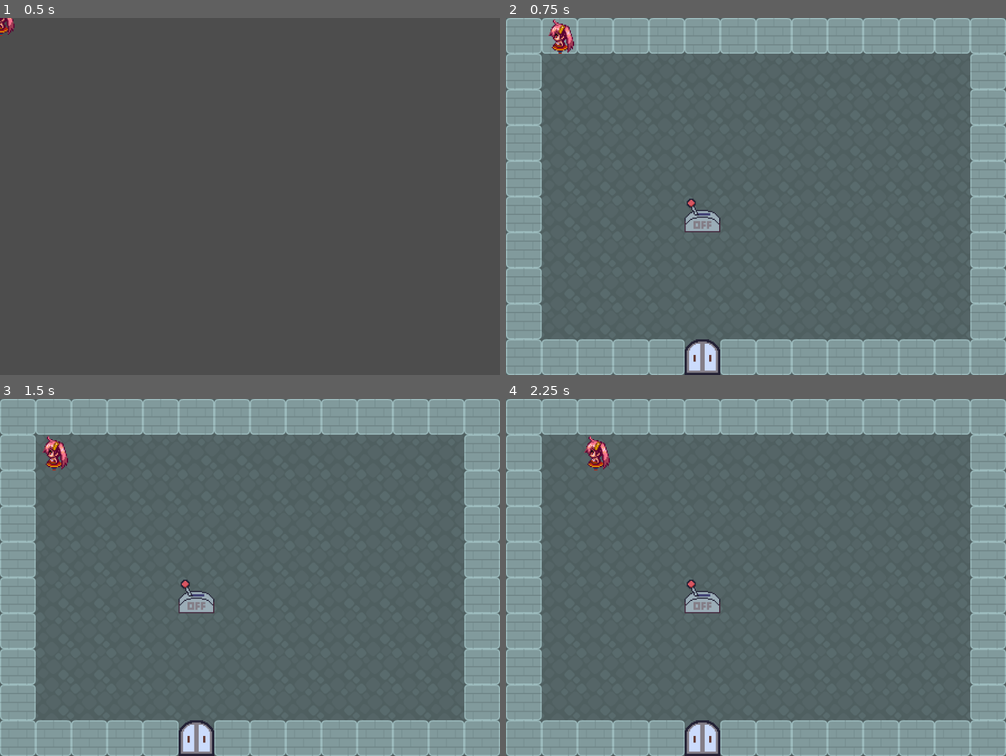
Above: before the commit, frames 1-4 (two rows, left to right).
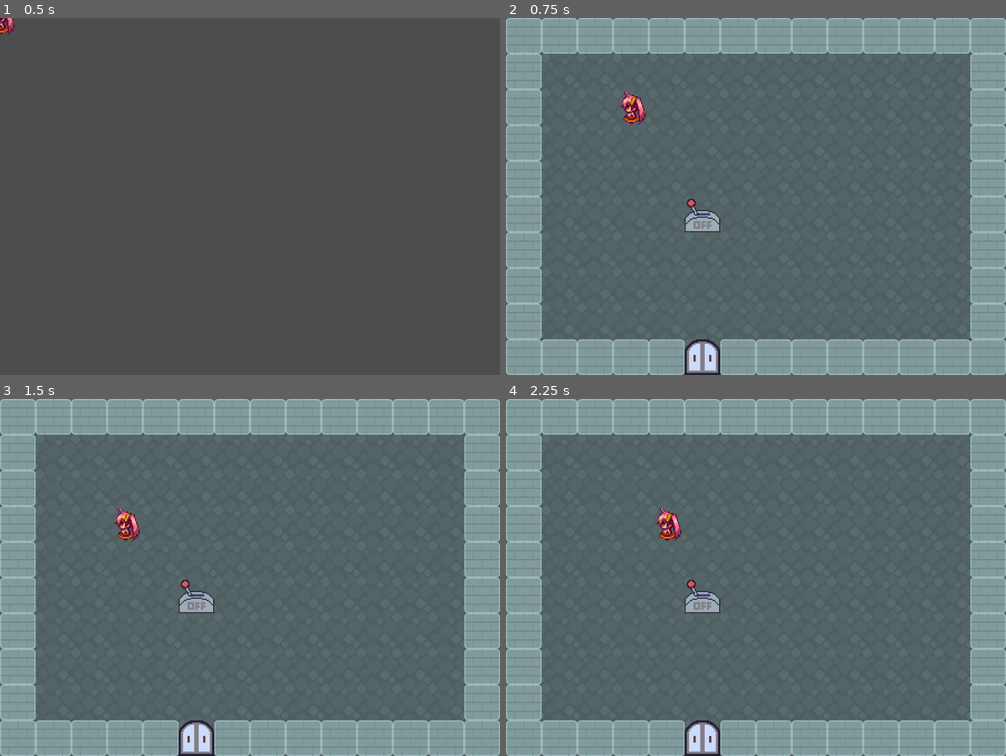
Above: after the commit, the same moments.

Repository: amami-harhid/godot4_sample001
Game: Godot game, scene res://src/resources/Main.tscn
Two runs of this game, one before a commit and one after it. Both use one fixed random seed, a clock stepped at 60 frames per second and the inputs below.
Inputs:
- Up to frame 1 (0.5 s): no input
- Up to frame 2 (0.75 s): tap Enter at 0.5 s; hold Right (ui_right) from 0.53 s (still down)
- Up to frame 3 (1.5 s): tap Space at 1.25 s; release Right (ui_right) at 1.28 s; hold Down (ui_down) from 1.28 s (still down)
- Up to frame 4 (2.25 s): tap Enter at 2 s; release Down (ui_down) at 2.03 s; hold Right (ui_right) from 2.03 s (still down)

Frame 1 is identical in both runs. In frame 2, 0.6% of the frame differs, in the area x 8-28%, y 0-31%; in frame 3, 0.6%; in frame 4, 0.6%.

Commit message:
20230502_2

Diff:
--- a/project.godot
+++ b/project.godot
@@ -24,6 +24,7 @@
 GameLayer="*res://src/common/GameLayer.gd"
 Background="*res://src/common/Background.gd"
 Fonts="*res://src/common/Fonts.gd"
+TilePlayer="*res://src/common/TilePlayer.gd"
 
 [display]
 
--- a/src/common/Commons.gd
+++ b/src/common/Commons.gd
@@ -13,7 +13,16 @@
 func get_view_port_size() -> Vector2:
 	return view_port_size
 
-func sleep(_sec: float, _caller: Callable):
+# val1に含まれる val2の位置
+# 先頭の場合 0
+# 含まれない場合は -1
+func find_str(val1:String, val2:String)->int:
+	if val1 == null || val2 == null:
+		return -1
+	return val1.find(val2,0)
+
+# 指定した秒数分スリープしたあとに与えたメソッドを実行する
+func sleep(_sec: float, _method: Callable):
 	if _sec > 0 :
 		var _timer:Timer = Timer.new()
 		add_child(_timer)
@@ -22,7 +31,7 @@
 		_timer.start()
 		await _timer.timeout # 指定した時間経過するまで停止する
 		_timer.queue_free() # タイマーを消す
-	_caller.call()
+	_method.call()
 
 func close():
 	GameLayer.hide()
--- a/src/common/Player.gd
+++ b/src/common/Player.gd
@@ -3,37 +3,25 @@
 var _player : Sprite2D
 var _tile_map : TileMap
 var _map_position :Vector2i
+const Map_Position_Key := "map_position"
 
 func setup(_sprite:Sprite2D):
 	_player = _sprite
-	_map_position = Vector2i(0,0)
+	TilePlayer.setup_player(_player)
+	TilePlayer.set_map_position(Vector2i(1,1))
 
 func set_level_scene(_level_scene: Node2D):
-	_tile_map = _level_scene.get_child(1)
-	setPosition(_map_position)
+	_tile_map = _level_scene.get_node('game')
+	print(_tile_map)
+	TilePlayer.setup_tile_map(_tile_map)
+	TilePlayer.set_map_position(Vector2i(2,2))
 
 func player_move():
 	if Input.is_action_just_pressed("ui_up"):
-		var _diff = Vector2i(0,-1)
-		_map_position += _diff
-		setPosition(_map_position)
+		TilePlayer.move_up()
 	elif Input.is_action_just_pressed("ui_right"):
-		var _diff = Vector2i(1,0)
-		_map_position += Vector2i(1,0)
-		setPosition(_map_position)
+		TilePlayer.move_right()
 	elif Input.is_action_just_pressed("ui_left"):
-		var _diff = Vector2i(-1,0)
-		_map_position += Vector2i(-1,0)
-		setPosition(_map_position)
+		TilePlayer.move_left()
 	elif Input.is_action_just_pressed("ui_down"):
-		var _diff = Vector2i(0,1)
-		_map_position += Vector2i(0,1)
-		setPosition(_map_position)
-
-func setPosition(_pos:Vector2i):
-	var _local_position = _tile_map.map_to_local(_pos)
-	_player.position = _local_position
-
-func _enable_move(_diff:Vector2i)->bool:
-	var _tmp_pos:Vector2i = _map_position + _diff
-	return false
+		TilePlayer.move_down()
--- /dev/null
+++ b/src/common/TilePlayer.gd
@@ -0,0 +1,169 @@
+extends Node
+
+const Wall := 'Wall'
+const Arrow := 'Arrow'
+const Arrow_Right := 'Arrow_Right'
+const Arrow_Left := 'Arrow_Left'
+const Arrow_Up := 'Arrow_Up'
+const Arrow_Down := 'Arrow_Down'
+const Dir_Right := Vector2i(1,0)
+const Dir_Left := Vector2i(-1,0)
+const Dir_Up := Vector2i(0,-1)
+const Dir_Down := Vector2i(0,1)
+
+var _player:Sprite2D
+var _tilemap:TileMap
+func setup_player(_p:Sprite2D):
+	_player = _p
+
+func setup_tile_map(_t: TileMap):
+	_tilemap = _t
+
+# 右に進めるなら右に進む
+func move_right():
+	if _can_move_right():
+		_move(Dir_Right)
+
+# 左に進めるなら左に進む
+func move_left():
+	if _can_move_left():
+		_move(Dir_Left)
+
+# 上に進めるなら上に進む
+func move_up():
+	if _can_move_up():
+		_move(Dir_Up)
+
+# 下に進めるなら下に進む
+func move_down():
+	if _can_move_down():
+		_move(Dir_Down)
+
+# 指定した向きに動く
+func _move(_dir:Vector2i):
+	var _map_pos:Vector2i = _player.get_meta(Player.Map_Position_Key)
+	var _next_map_pos:Vector2i = _map_pos + _dir
+	var _local_pos = _tilemap.map_to_local(_next_map_pos)
+	_player.position = _local_pos
+	_player.set_meta(Player.Map_Position_Key, _next_map_pos)
+
+func set_map_position(_pos:Vector2i):
+	if _tilemap :
+		var _local_pos = _tilemap.map_to_local(_pos)
+		_player.position = _local_pos
+	_player.set_meta(Player.Map_Position_Key, _pos)
+
+func change_position_by_map():
+	var _map_position:Vector2i = _player.get_meta(Player.Map_Position_Key)
+	set_map_position(_map_position)
+
+# 右に進めるか
+func _can_move_right()->bool:
+	var _dir := Dir_Right
+	return _can_move(_dir)
+
+# 左に進めるか
+func _can_move_left()->bool:
+	var _dir := Dir_Left
+	return _can_move(_dir)
+
+# 上に進めるか
+func _can_move_up()->bool:
+	var _dir := Dir_Up
+	return _can_move(_dir)
+
+# 下に進めるか
+func _can_move_down()->bool:
+	var _dir := Dir_Down
+	return _can_move(_dir)
+
+# 進めるか
+func _can_move(_dir:Vector2i)->bool:
+	if _can_escape_tile(_dir):
+		return _can_move_to_next_position(_dir)
+	else:
+		return false
+# タイルを抜け出せるか
+func _can_escape_tile(_dir:Vector2i)->bool:
+	var _movable := false
+	# Playerの現在地( map位置 )
+	var _current_position:Vector2i = _tilemap.local_to_map(_player.position)
+	var _layer := 0 # タイルマップレイヤーは１枚だけ
+	var _tile_data:TileData = _tilemap.get_cell_tile_data(_layer, _current_position)
+	if _tile_data :
+		# 現在地にタイルがあるとき
+		var _c_layer_id := 0 # 先頭のカスタムデータ
+		var _kind:String = _get_custom_data(_tile_data, _c_layer_id)
+		if _kind :
+			if Commons.find_str(_kind, Arrow) == 0:
+				# 矢印の向きと進行方向が同じときには『進める』
+				if _kind == Arrow_Right && _dir == Dir_Right:
+					_movable = true
+				elif _kind == Arrow_Left && _dir == Dir_Left:
+					_movable = true
+				elif _kind == Arrow_Up && _dir == Dir_Up:
+					_movable = true
+				elif _kind == Arrow_Down && _dir == Dir_Down:
+					_movable = true
+			else:
+				# 現在地のタイルが『矢印』でないとき
+				# 『進める』
+				_movable = true
+		else:
+			# 現在地のタイルにタイル種別がないとき
+			# 『進める』
+			_movable = true
+	else:
+		# 現在地にタイルがないとき
+		# 『進める』
+		_movable = true
+
+	return _movable
+
+# 次の位置のタイルへは進めるか
+func _can_move_to_next_position(_dir:Vector2i)->bool:
+	print(_dir)
+	var _movable := false
+	# Playerの現在地( map位置 )
+	var _current_position:Vector2i = _tilemap.local_to_map(_player.position)
+	# Playerの次の位置( map位置 )
+	var _next_position:Vector2i = _current_position
+	_next_position += _dir
+
+	# 次の位置にあるタイルを取り出す
+	var _tile_data:TileData = _get_tiledata(_next_position)
+	if _tile_data:
+		# 現在地にタイルがあるとき
+		var _c_layer_id := 0 # 先頭のカスタムデータ
+		var _kind:String = _get_custom_data(_tile_data, _c_layer_id)
+		if _kind:
+			if _kind == Wall:
+				print('#1')
+				# 次の位置が『壁』のとき
+				# 『進めない』
+				_movable = false
+			else:
+				print('#2')
+				# 次の位置が『壁』でないとき
+				# 『進める』
+				_movable = true
+		else:
+			print('#3')
+			# 次の位置のタイルにタイル種別がないとき
+			# 『進める』
+			_movable = true
+	else:
+		print('#4')
+		# 次の位置にタイルがないとき
+		# 『進める』
+		_movable = true
+	return _movable
+
+# 位置を指定してタイルデータを取り出す
+func _get_tiledata(_pos:Vector2i)->TileData:
+	var _layer := 0 # タイルマップレイヤーは１枚だけ
+	return _tilemap.get_cell_tile_data(_layer, _pos)
+
+# カスタムデータを取り出す
+func _get_custom_data(_tiledata:TileData, _custom_layer_id:int)->String:
+	return _tiledata.get_custom_data_by_layer_id(_custom_layer_id)
--- a/src/resources/Main.tscn
+++ b/src/resources/Main.tscn
@@ -17,6 +17,7 @@
 texture = ExtResource("2_vixvc")
 hframes = 4
 vframes = 4
+metadata/map_position = Vector2i(0, 0)
 
 [node name="LayerMessage" type="CanvasLayer" parent="."]
 
